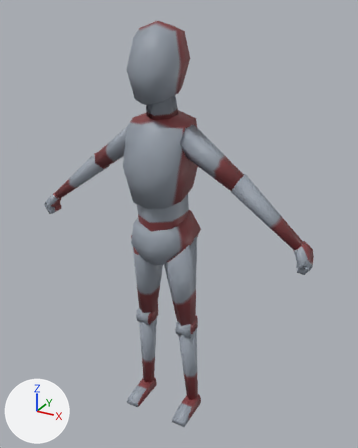
The Blender file games/cat_adventure/assets/raw/human2.blend, before and after one commit.
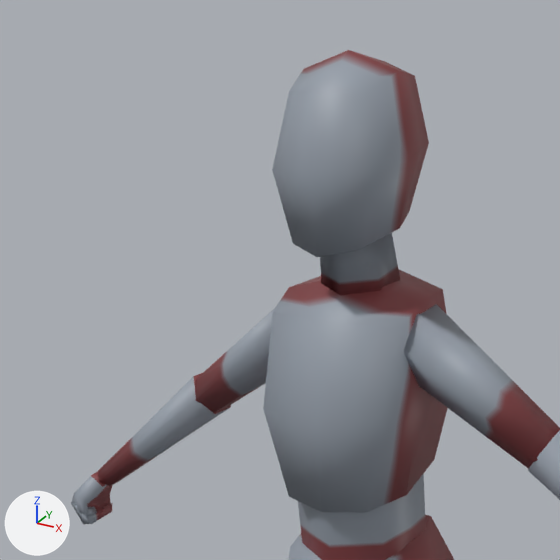
Old and new are each drawn whole from a 50 mm lens placed at (1.034, -1.706, 1.902), pointed at (0.046, 0.09, 1.005) and again close up on the part from 4% to 68% of the width and 0% to 51% of the height. Arrows for +X, +Y and +Z are at lower left; the lights stay in place.

In view in the first close-up: 'Human'.
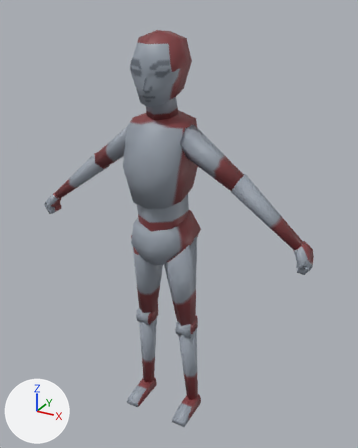
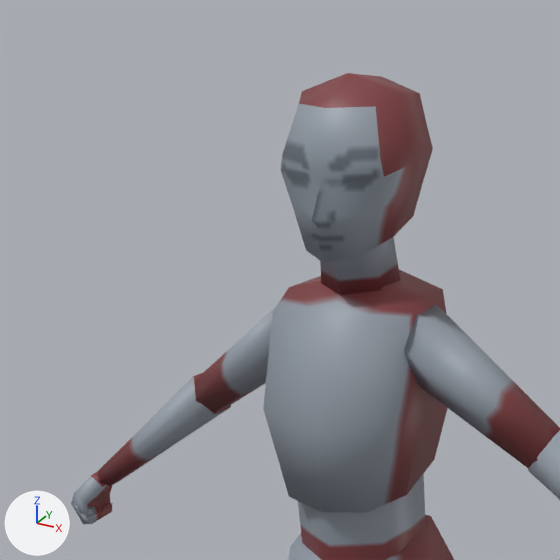
The change, as a list of edits to the scene's bpy script:
```text
Change me_cylinder_002:
    used by ob_human; location = (0.0, 0.0, 0.0); scale = (0.1, 0.1, 0.1)
    remove me_cylinder_002.from_pydata(...)  # 177 vertices, 161 faces; spans x -0.6..6.8, y -1.2..1.7, z 0.1..18.5
    add me_cylinder_002.from_pydata(...)  # 334 vertices, 329 faces; spans x -6.8..6.8, y -1.2..1.7, z 0.1..18.2
    me_cylinder_002 part 1
    20 vertices are removed from x -0.5..1.1, y -1.0..1.6, z 15.6..18.5
    22 faces are deleted
    3 vertices move from x -0.5..0.0, y -0.4..1.2, z 15.8..16.0 to x -0.5..0.0, y -0.4..1.2, z 15.9..16.1
    71 vertices are added at x -1.4..1.1, y -1.1..1.6, z 8.7..18.2
    82 new faces join them
Change ob_human:
    remove _m = ob_human.modifiers.new('Mirror', 'MIRROR')
```

What differs and where, as boxes (x1, y1, x2, y2) in the close-ups (560 x 560 px):
'Human', reshaped, modifiers changed: before (71, 50, 560, 560); after (71, 73, 560, 560)
part 1 of me_cylinder_002, built on: before (272, 50, 429, 295); after (263, 73, 433, 560)
